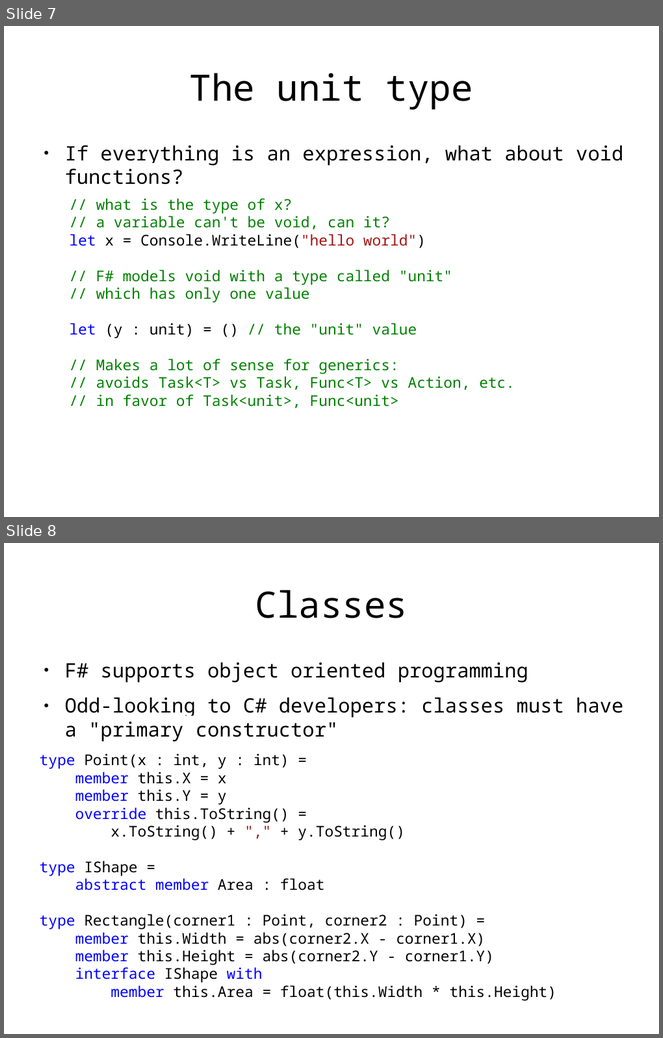
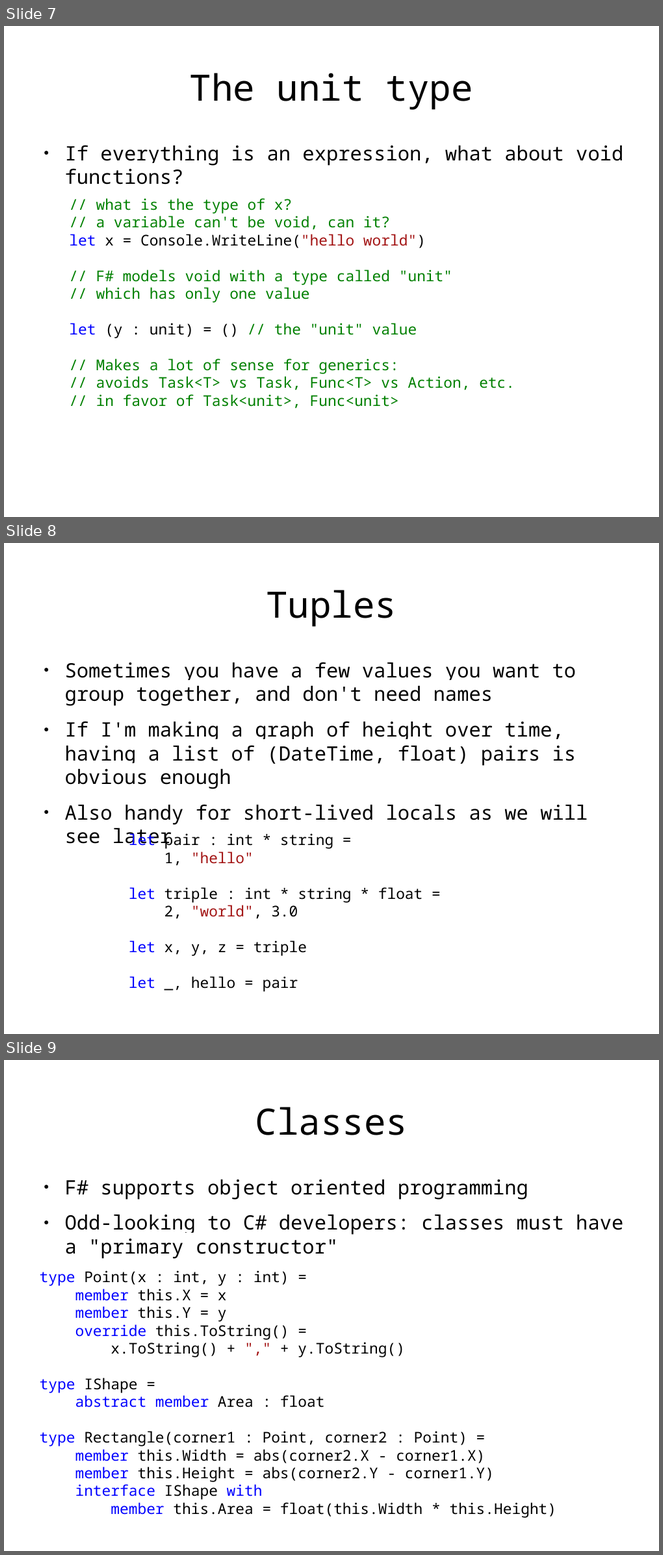
Before and after one commit to rspeele/FSharpTalk, a slide deck: fstalk.odp. Shown one above the other, each under a label of ours: slides 7 and 8 before the commit, slides 7, 8 and 9 after it. The pictures are 663x1038 and 663x1555 pixels, drawn with LibreOffice and Linux fonts; fonts in the diff are those of the drawing. Boxes give left, top, right and bottom in pixels: in the first picture for what was removed or moved away, otherwise in the second. Text is boxed around its words. In the diff, an @@ line names an element or a change of style, - is before the commit and + after.

```diff
--- a/fstalk.odp
+++ b/fstalk.odp
@@ slide 8 added at box(4, 543, 659, 1034), background #FFFFFF @@
@@ title added at box(266, 590, 397, 627), 44 pt, text #000000 @@
+Tuples
@@ text added at box(65, 662, 588, 849), 24 pt, text #000000 @@
+● Sometimes you have a few values you want to group together, and don't need names
+● If I'm making a graph of height over time, having a list of (DateTime, float) pairs is obvious enough
+● Also handy for short-lived locals as we will see later
@@ text added at box(129, 832, 423, 992), 18 pt, text #000000 @@
+let pair : int * string =
+1, "hello"
+let triple : int * string * float =
+2, "world", 3.0
+let x, y, z = triple
+let _, hello = pair
@@ what was slide 8 is now slide 9 @@
```
Also in this commit, not shown: 1 slide changed, 6 other slides added, 2 slides removed, 12 other files.
